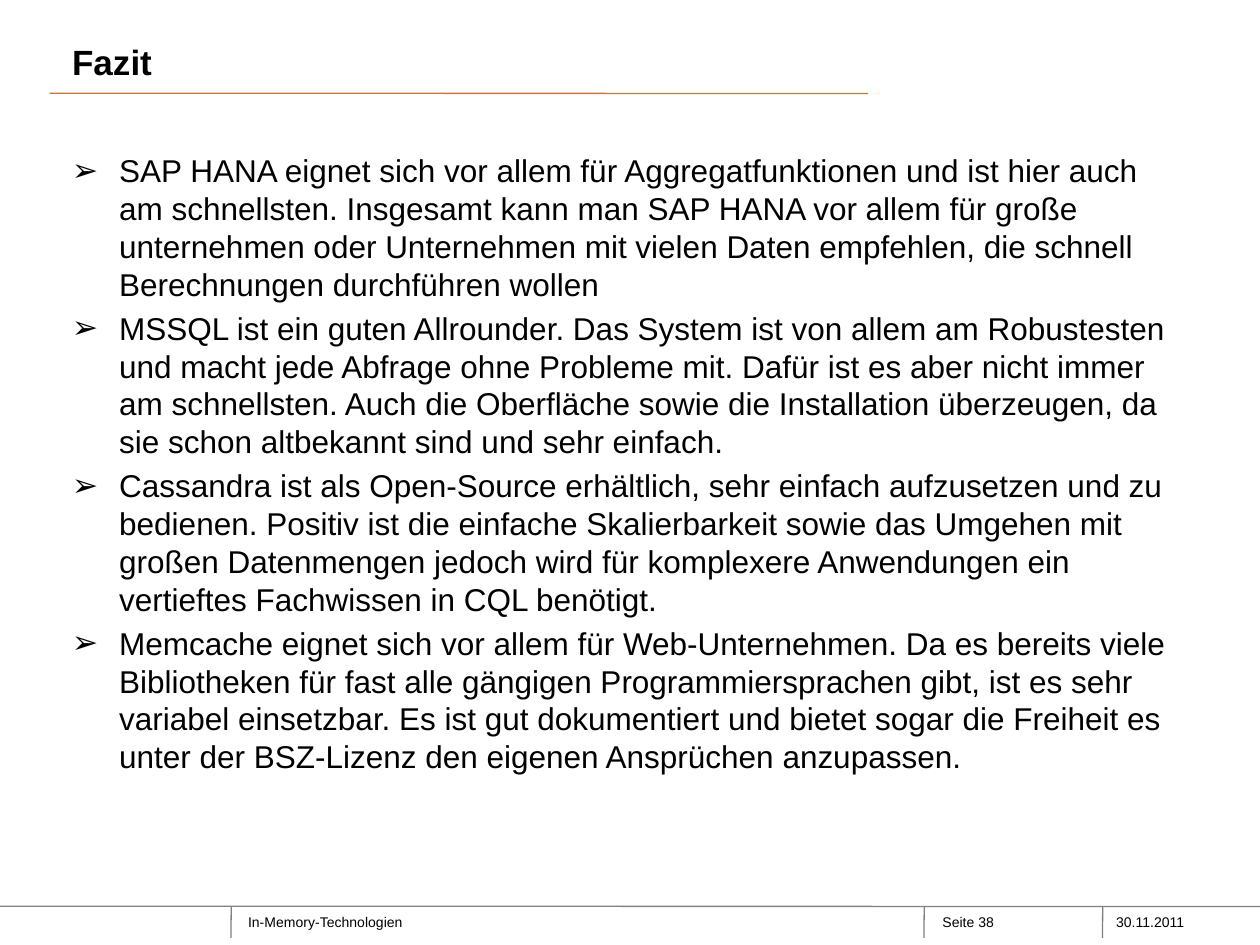
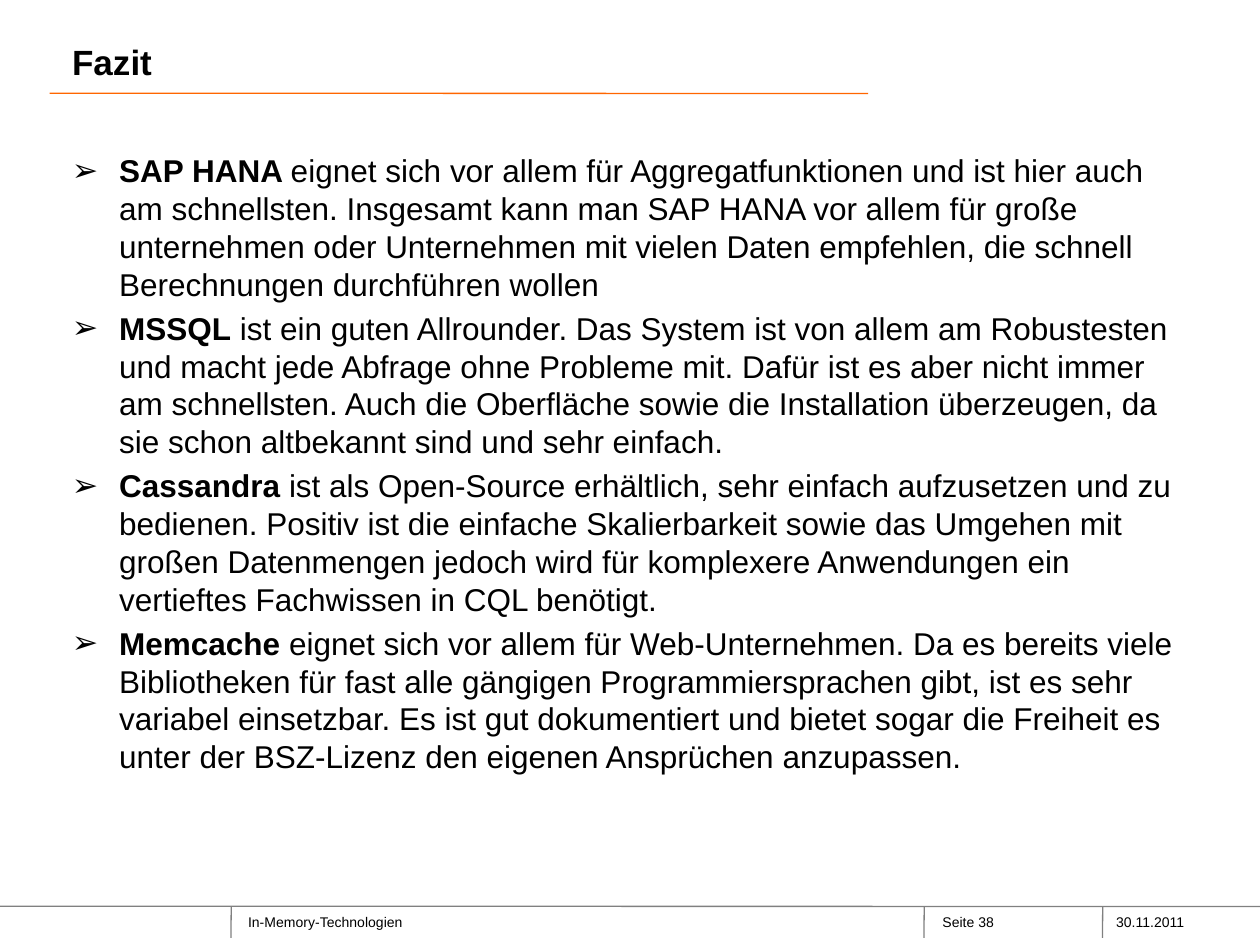
Before and after one commit to Philwi/ProjektseminarInMemory, a slide deck: slide 38 of SAPHana-Neueste überarbeitet.pptx. Drawn at 1260x945 pixels with LibreOffice and Linux fonts; fonts in the diff are those of the drawing; background and template pictures are left out. Boxes give left, top, right and bottom in pixels: in the first picture for what was removed or moved away, otherwise in the second. Text is boxed around its words. In the diff, an @@ line names an element or a change of style, - is before the commit and + after.

```diff
--- a/SAPHana-Neueste überarbeitet.pptx
+++ b/SAPHana-Neueste überarbeitet.pptx
@@ text "SAP HANA eignet sich vor ..." at <box>119,159,1172,774</box>: bold on in "SAP HANA", "MSSQL", "Cassandra", "Memcache" @@
```
Also in this commit, not shown: 4 other slides changed, 1 slide added, 1 slide removed.
